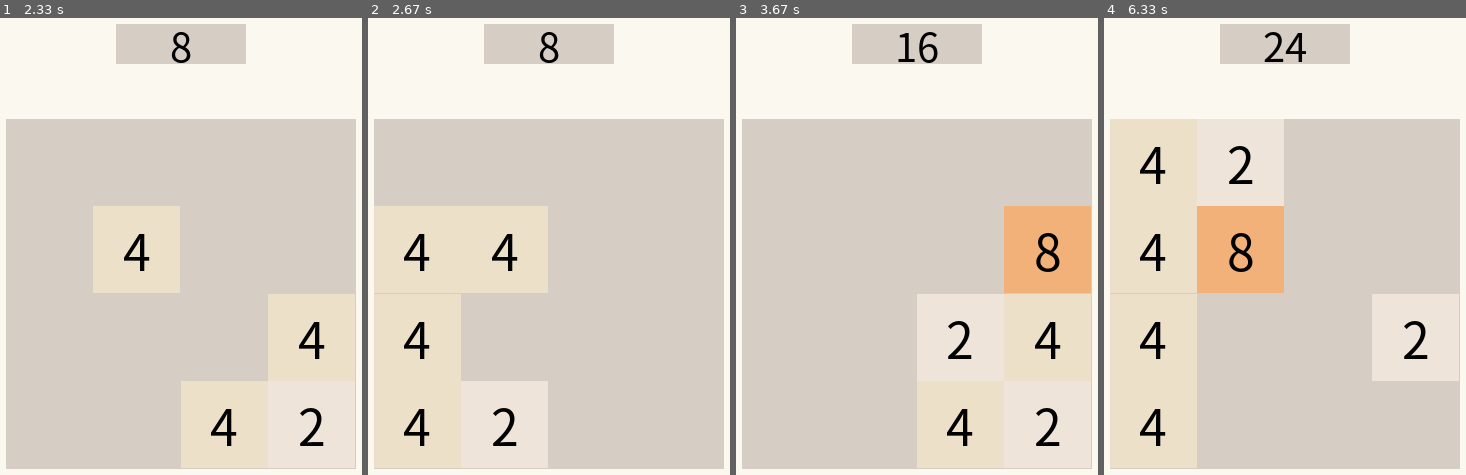
Above: before the commit, frames 1-4 (left to right).
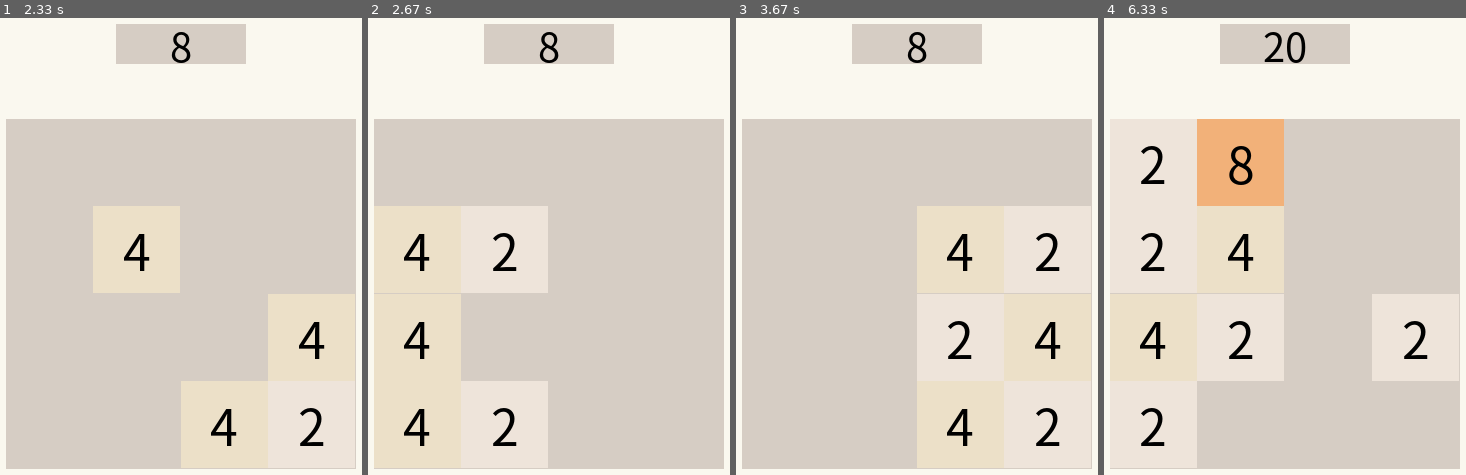
Above: after the commit, the same moments.

Repository: tlsehd1230/pygame-tutorial
Game: pygame game, started from game.py
Two runs of this game, one before a commit and one after it. Both use one fixed random seed, a clock stepped at 60 frames per second and the inputs below.
Inputs:
- Up to frame 1 (2.33 s): hold Right 0.33-0.8 s; hold Up 0.83-1.13 s; hold Right 1.17-1.63 s; hold Left 1.67-2.2 s; tap U at 1.82 s; hold Down from 2.23 s (still down)
- Up to frame 2 (2.67 s): release Down at 2.53 s; hold Left from 2.57 s (still down)
- Up to frame 3 (3.67 s): release Left at 2.97 s; hold Up 3-3.37 s; tap U at 3.15 s; hold Right from 3.4 s (still down)
- Up to frame 4 (6.33 s): release Right at 4.03 s; hold Down 4.07-4.43 s; hold Left 4.47-4.93 s; tap U at 4.62, 5.95 s; hold Right 4.97-5.43 s; hold Up 5.47-5.77 s; hold Right 5.8-6.27 s; hold Left from 6.3 s (still down)

Frame 1 is identical in both runs. In frame 2, 0.3% of the frame differs, in the area x 34-42%, y 47-56%; in frame 3, 5.1%; in frame 4, 10%, in the area x 9-56%, y 3-94%.

Commit message:
Complete complement

Diff:
--- a/game.py
+++ b/game.py
@@ -120,8 +120,11 @@
         return 1
 
 def checkIfcando() :
-    if 0 in tile_matrix :
-        return True
+    for x in range(0,4) :
+        for y in range(0,4) :
+            if tile_matrix[x][y] == 0:
+                return True
+
     for x in range(0, 4) :
         for y in range(0, 3) :
             if tile_matrix[x][y] == tile_matrix[x][y+1] :
@@ -174,7 +177,7 @@
     while tile_matrix[rand_x][rand_y] != 0 :
         rand_x = random.randrange(0, 4)
         rand_y = random.randrange(0, 4)
-    list = [2, 2, 2, 2, 2, 2, 2, 2, 2, 4]
+    list = [2, 2, 2, 2, 2, 2, 2, 2, 2, 2, 2, 2, 2, 2, 2, 2, 2, 4]
     tile_matrix[rand_x][rand_y] = random.choice(list)
 
 def canMove() :
